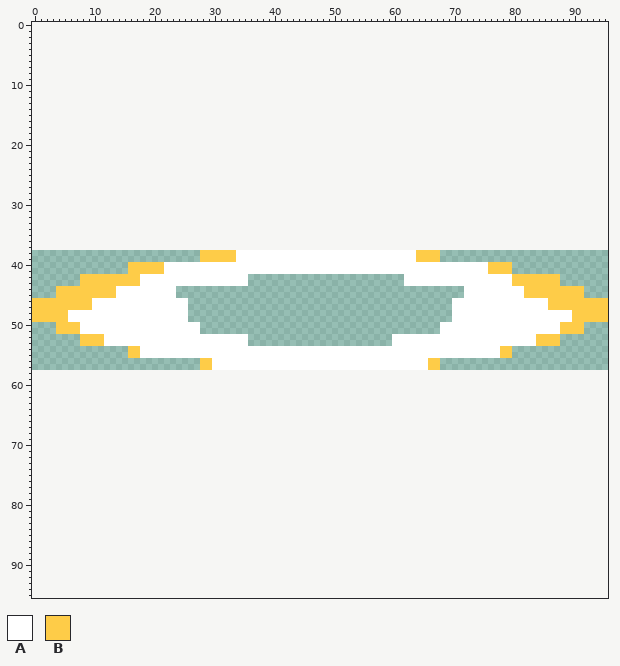
Sprite sheet: NPCs/Bosses/DaedusRework/SolarPortal_Glow.png. Above: the version before the commit.
The file is 96x20 pixels. Colours within 5 levels of each other are drawn and written as one. The old version is drawn lined up with the new one, on the new canvas.
Palette (. is transparent): A #ffffff  B #fecc48
Pixels before (only the part around the change), first column x 20:
 0 ...........................................
 1 ...........................................
 2 ...........................................
 3 ...........................................
 4 ...........................................
 5 ...........................................
 6 ...........................................
 7 ...........................................
 8 ...........................................
 9 ...........................................
10 ...........................................
11 ...........................................
12 ...........................................
13 ...........................................
14 ...........................................
15 ...........................................
16 ...........................................
17 ...........................................
18 ...........................................
19 ...........................................
20 ...........................................
21 ...........................................
22 ...........................................
23 ...........................................
24 ...........................................
25 ...........................................
26 ...........................................
27 ...........................................
28 ...........................................
29 ...........................................
30 ...........................................
31 ...........................................
32 ...........................................
33 ...........................................
34 ...........................................
35 ...........................................
36 ...........................................
37 ...........................................
38 ........BBBBBBAAAAAAAAAAAAAAAAAAAAAAAAAAAAA
39 ........BBBBBBAAAAAAAAAAAAAAAAAAAAAAAAAAAAA
40 BBAAAAAAAAAAAAAAAAAAAAAAAAAAAAAAAAAAAAAAAAA
41 BBAAAAAAAAAAAAAAAAAAAAAAAAAAAAAAAAAAAAAAAAA
42 AAAAAAAAAAAAAAAA..........................A
43 AAAAAAAAAAAAAAAA..........................A
44 AAAA.......................................
45 AAAA.......................................
46 AAAAAA.....................................
47 AAAAAA.....................................
48 AAAAAA.....................................
49 AAAAAA.....................................
50 AAAAAAAA...................................
51 AAAAAAAA...................................
52 AAAAAAAAAAAAAAAA........................AAA
53 AAAAAAAAAAAAAAAA........................AAA
54 AAAAAAAAAAAAAAAAAAAAAAAAAAAAAAAAAAAAAAAAAAA
55 AAAAAAAAAAAAAAAAAAAAAAAAAAAAAAAAAAAAAAAAAAA
56 ........BBAAAAAAAAAAAAAAAAAAAAAAAAAAAAAAAAA
57 ........BBAAAAAAAAAAAAAAAAAAAAAAAAAAAAAAAAA
58 ...........................................
59 ...........................................
60 ...........................................
61 ...........................................
62 ...........................................
63 ...........................................
64 ...........................................
65 ...........................................
66 ...........................................
67 ...........................................
68 ...........................................
69 ...........................................
70 ...........................................
71 ...........................................
72 ...........................................
73 ...........................................
74 ...........................................
75 ...........................................
76 ...........................................
77 ...........................................
78 ...........................................
79 ...........................................
80 ...........................................
81 ...........................................
82 ...........................................
83 ...........................................
84 ...........................................
85 ...........................................
86 ...........................................
87 ...........................................
88 ...........................................
89 ...........................................
90 ...........................................
91 ...........................................
92 ...........................................
93 ...........................................
94 ...........................................
95 ...........................................
New version:
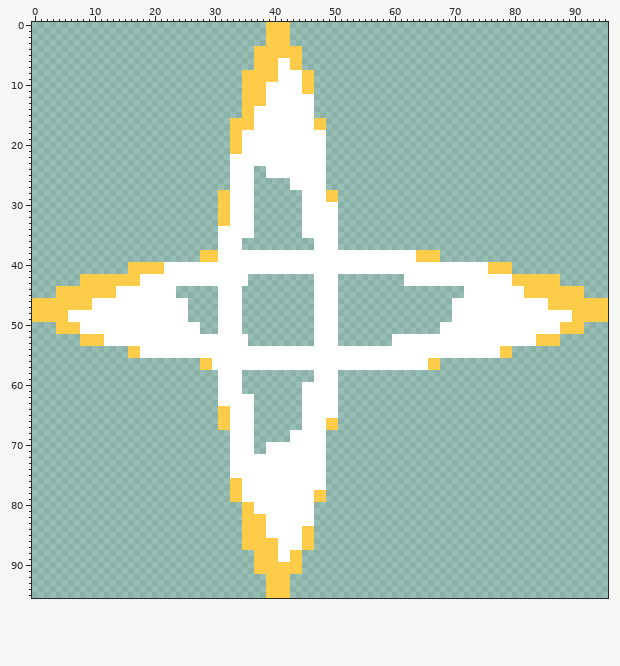
Change:
canvas 96x20 -> 96x96, the old top-left corner now at 0,38
Colour A is added in rows 6 to 7 at x 41 to 42; in rows 8 to 9 at x 41 to 44; in rows 10 to 11 at x 39 to 44; in rows 12 to 13 at x 39 to 46; in rows 14 to 17 at x 37 to 46; in rows 18 to 21 at x 35 to 48.
Colour A is added in rows 22 to 23 at x 33 to 48; in rows 24 to 25 at x 33 to 36 and 39 to 48; in rows 26 to 27 at x 33 to 36 and 43 to 48; in rows 28 to 29 at x 33 to 36 and 45 to 48; in rows 30 to 33 at x 33 to 36 and 45 to 50; in rows 34 to 35 at x 31 to 36 and 45 to 50.
Colour A is added in rows 36 to 37 at x 31 to 34 and 47 to 50; in rows 42 to 43 at x 47 to 50; in rows 44 to 51 at x 31 to 34 and 47 to 50; in rows 52 to 53 at x 47 to 50; in rows 58 to 59 at x 31 to 34 and 47 to 50; in rows 60 to 61 at x 31 to 34 and 45 to 50.
Colour A is added in rows 62 to 63 at x 31 to 36 and 45 to 50; in rows 64 to 65 at x 33 to 36 and 45 to 50; in rows 66 to 67 at x 33 to 36 and 45 to 48; in rows 68 to 69 at x 33 to 36 and 43 to 48; in rows 70 to 71 at x 33 to 36 and 39 to 48; in rows 72 to 75 at x 33 to 48.
Colour A is added in rows 76 to 77 at x 35 to 48; in rows 78 to 79 at x 35 to 46; in rows 80 to 81 at x 37 to 46; in rows 82 to 83 at x 39 to 46; in rows 84 to 85 at x 39 to 44; in rows 86 to 87 at x 41 to 44.
Colour A is added in rows 88 to 89 at x 41 to 42.
Colour A replaces colour B in rows 38 to 39 at x 31 to 33.
Colour B is added in rows 0 to 3 at x 39 to 42; in rows 4 to 5 at x 37 to 44; in rows 6 to 7 at x 37 to 40 and 43 to 44; in rows 8 to 9 at x 35 to 40 and 45 to 46; in rows 10 to 11 at x 35 to 38 and 45 to 46; in rows 12 to 13 at x 35 to 38.
Colour B is added in rows 14 to 15 at x 35 to 36; in rows 16 to 17 at x 33 to 36 and 47 to 48; in rows 18 to 21 at x 33 to 34; in rows 28 to 29 at x 31 to 32 and 49 to 50; in rows 30 to 33 at x 31 to 32; in rows 64 to 65 at x 31 to 32.
Colour B is added in rows 66 to 67 at x 31 to 32 and 49 to 50; in rows 76 to 77 at x 33 to 34; in rows 78 to 79 at x 33 to 34 and 47 to 48; in rows 80 to 81 at x 35 to 36; in rows 82 to 83 at x 35 to 38; in rows 84 to 85 at x 35 to 38 and 45 to 46.
Colour B is added in rows 86 to 87 at x 35 to 40 and 45 to 46; in rows 88 to 89 at x 37 to 40 and 43 to 44; in rows 90 to 91 at x 37 to 44; in rows 92 to 95 at x 39 to 42.
Pixel boxes of the changes (left, top, right, bottom) in both pictures:
changed: (218, 22, 338, 346)
added: (218, 370, 338, 598)
